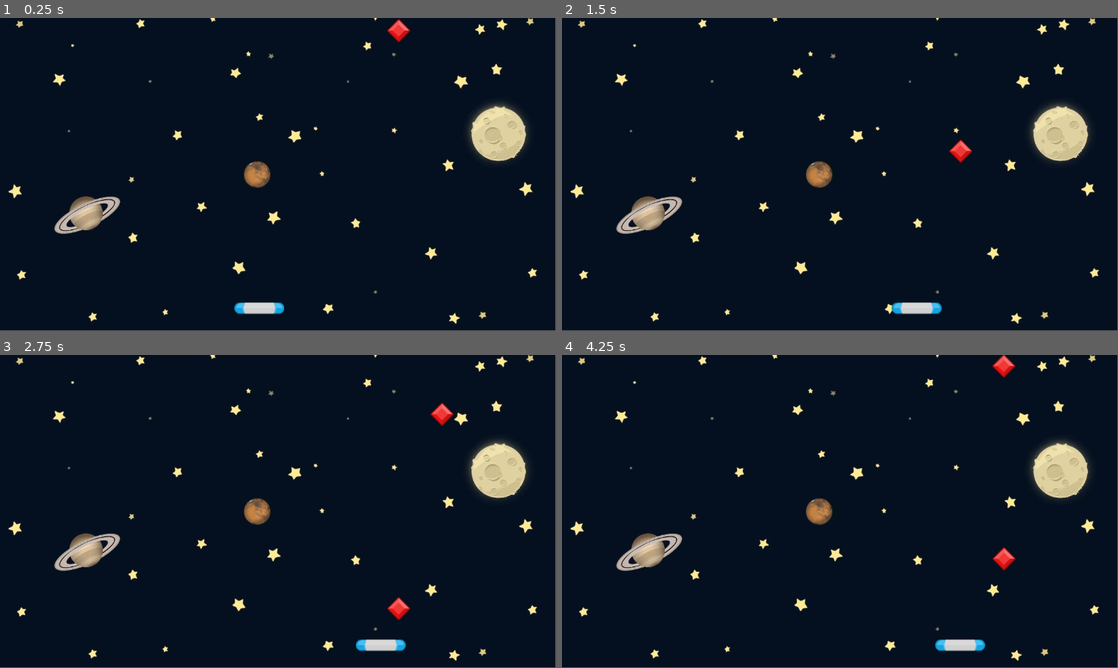
Above: before the commit, frames 1-4 (two rows, left to right).
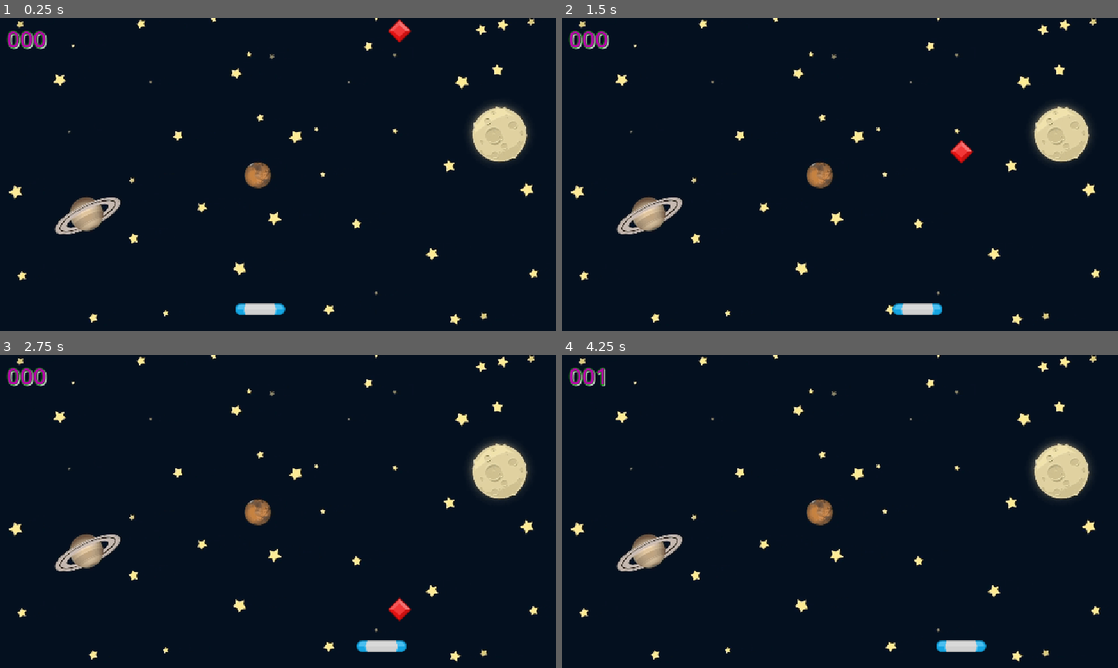
Above: after the commit, the same moments.

Repository: Kisa-chan/gemcatcher
Game: Godot game, scene res://Scenes/Game/Game.tscn
The game is run twice, just before and just after one commit, with the same random seed, the same clock (stepped at 60 frames per second) and the same inputs.
Inputs:
- Up to frame 1 (0.25 s): no input
- Up to frame 2 (1.5 s): hold Right (move_right) 0.53-1.28 s; hold Left (move_left) from 1.28 s (still down)
- Up to frame 3 (2.75 s): release Left (move_left) at 2.03 s; hold Right (move_right) from 2.03 s (still down)
- Up to frame 4 (4.25 s): release Right (move_right) at 3.53 s; hold Left (move_left) from 3.53 s (still down)
In our replay, the window is 799x449 before the commit and 800x450 after it. These sizes can differ from the game's own. Grey fills any space a smaller window leaves; there, only what the larger window draws over its background counts as a difference.

The runs differ from the first frame. In frame 1, 2.1% of the frame differs, in the area x 1-97%, y 0-99%; in frame 2, 2.0%; in frame 3, 2.2%; in frame 4, 2.3%.

Commit message:
Ultimos ajustes

Diff:
--- a/Scenes/Game/Game.gd
+++ b/Scenes/Game/Game.gd
@@ -1,20 +1,31 @@
 extends Node2D
 
+const EXPLODE = preload("res://assets/explode.wav")
 const GEM = preload("res://Scenes/Gem/Gem.tscn")
 const MARGIN: float = 70.0
 
 @onready var spawn_timer: Timer = $SpawnTimer
 @onready var paddle: Area2D = $Paddle
+@onready var score_sound: AudioStreamPlayer2D = $ScoreSound
+@onready var sound: AudioStreamPlayer = $Sound
+@onready var score_label: Label = $ScoreLabel
 
+var _score: float = 0
+var _vp_r: Rect2
 
 func _ready() -> void:
+	update_vp()
+	get_viewport().size_changed.connect(update_vp)
 	spawn_gem()
+
+func update_vp() -> void:
+	_vp_r = get_viewport_rect()
 
 func spawn_gem() -> void:
 	var new_gem: Gem = GEM.instantiate()
 	var x_pos: float = randf_range(
-		get_viewport_rect().position.x + MARGIN,
-		get_viewport_rect().end.x - MARGIN
+		_vp_r.position.x + MARGIN,
+		_vp_r.end.x - MARGIN
 		)
 	var y_pos: float = -50.0
 	new_gem.position = Vector2(x_pos, y_pos)
@@ -23,6 +34,9 @@
 
 
 func stop_all() -> void:
+	sound.stop()
+	sound.stream = EXPLODE
+	sound.play()
 	spawn_timer.stop()
 	paddle.set_process(false)
 	for child in get_children():
@@ -31,14 +45,19 @@
 
 
 func _on_paddle_area_entered(area: Area2D) -> void:
-	print("Collision ", area) # Replace with function body.
+	print("Collision ", area)
+	_score += 1
+	score_label.text = "%03d" % _score
+	if score_sound.playing == false:
+		score_sound.position = area.position
+		score_sound.play()
 
 
 
 
 func _on_gem_gem_off_screen() -> void:
-	stop_all() # Replace with function body.
+	stop_all()
 
 
 func _on_timer_timeout() -> void:
-	spawn_gem() # Replace with function body.
+	spawn_gem()
--- a/Scenes/Game/Game.tscn
+++ b/Scenes/Game/Game.tscn
@@ -1,8 +1,10 @@
-[gd_scene load_steps=4 format=3 uid="uid://dfmgyv20sc7b2"]
+[gd_scene load_steps=6 format=3 uid="uid://dfmgyv20sc7b2"]
 
 [ext_resource type="Script" uid="uid://dmp8x5ooitpwn" path="res://Scenes/Game/Game.gd" id="1_ln2h6"]
 [ext_resource type="Texture2D" uid="uid://drqhrc0e4nly3" path="res://assets/GameBg.png" id="1_rdw05"]
 [ext_resource type="PackedScene" uid="uid://b1ajql2g8cvu1" path="res://Scenes/Paddle/Paddle.tscn" id="2_gwu2e"]
+[ext_resource type="AudioStream" uid="uid://bspup5ci0w38f" path="res://assets/bgm_action_5.mp3" id="4_ln2h6"]
+[ext_resource type="AudioStream" uid="uid://bcbl1qw2ooax8" path="res://assets/spell1_0.wav" id="5_y3kpf"]
 
 [node name="Game" type="Node2D"]
 script = ExtResource("1_ln2h6")
@@ -17,7 +19,29 @@
 
 [node name="SpawnTimer" type="Timer" parent="."]
 wait_time = 2.0
-autostart = true
+
+[node name="Sound" type="AudioStreamPlayer" parent="."]
+stream = ExtResource("4_ln2h6")
+volume_db = -15.0
+autoplay = true
+
+[node name="ScoreSound" type="AudioStreamPlayer2D" parent="."]
+stream = ExtResource("5_y3kpf")
+
+[node name="ScoreLabel" type="Label" parent="."]
+offset_left = 13.0
+offset_top = 8.0
+offset_right = 53.0
+offset_bottom = 31.0
+theme_override_colors/font_color = Color(0.717647, 0, 0.662745, 1)
+theme_override_colors/font_shadow_color = Color(1, 1, 1, 1)
+theme_override_colors/font_outline_color = Color(0, 0.577795, 5.77569e-07, 1)
+theme_override_constants/shadow_offset_x = 2
+theme_override_constants/shadow_offset_y = 2
+theme_override_constants/outline_size = 5
+theme_override_constants/shadow_outline_size = 3
+theme_override_font_sizes/font_size = 48
+text = "000"
 
 [connection signal="area_entered" from="Paddle" to="." method="_on_paddle_area_entered"]
 [connection signal="timeout" from="SpawnTimer" to="." method="_on_timer_timeout"]
--- a/Scenes/Gem/Gem.gd
+++ b/Scenes/Gem/Gem.gd
@@ -6,17 +6,17 @@
 
 const SPEED: float = 200.0
 
+var _vp_r: Rect2
 
 # Called when the node enters the scene tree for the first time.
 func _ready() -> void:
-	pass # Replace with function body.
-
+	_vp_r = get_viewport_rect()
 
 # Called every frame. 'delta' is the elapsed time since the previous frame.
 func _process(delta: float) -> void:
 	position.y += SPEED * delta
 
-	if position.y >get_viewport_rect().end.y:
+	if position.y >_vp_r.end.y:
 		print("Gem falls off")
 		gem_off_screen.emit()
 		die()
--- a/Scenes/Paddle/Paddle.gd
+++ b/Scenes/Paddle/Paddle.gd
@@ -2,11 +2,11 @@
 
 const SPEED: float = 360.0
 
+var _vp_r: Rect2
 
 # Called when the node enters the scene tree for the first time.
 func _ready() -> void:
-	pass # Replace with function body.
-
+	_vp_r = get_viewport_rect()
 
 # Called every frame. 'delta' is the elapsed time since the previous frame.
 func _process(delta: float) -> void:
@@ -22,8 +22,8 @@
 
 	position.x = clampf(
 		position.x,
-		get_viewport_rect().position.x,
-		get_viewport_rect().end.x
+		_vp_r.position.x,
+		_vp_r.end.x
 		)
 
 func _on_area_entered(area: Area2D) -> void:
--- a/project.godot
+++ b/project.godot
@@ -14,6 +14,10 @@
 run/main_scene="uid://dfmgyv20sc7b2"
 config/features=PackedStringArray("4.4", "Mobile")
 config/icon="res://icon.svg"
+
+[display]
+
+window/stretch/mode="canvas_items"
 
 [editor]
 
